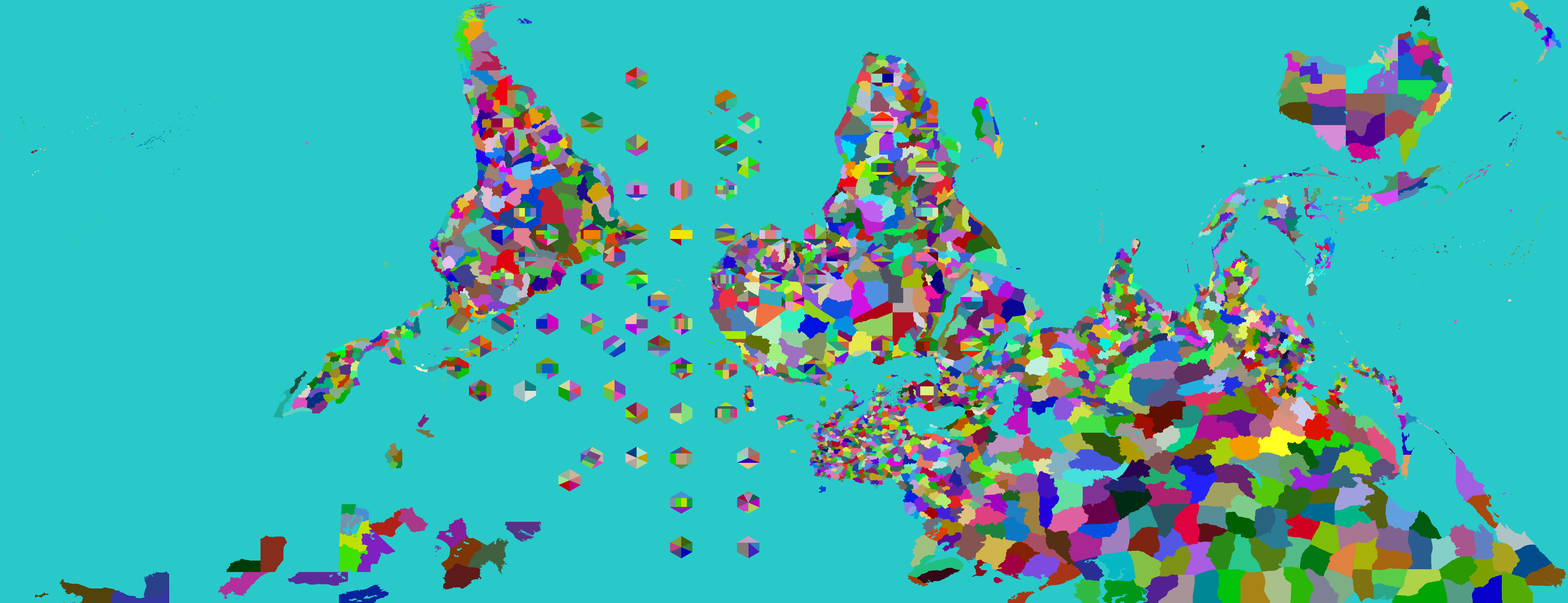
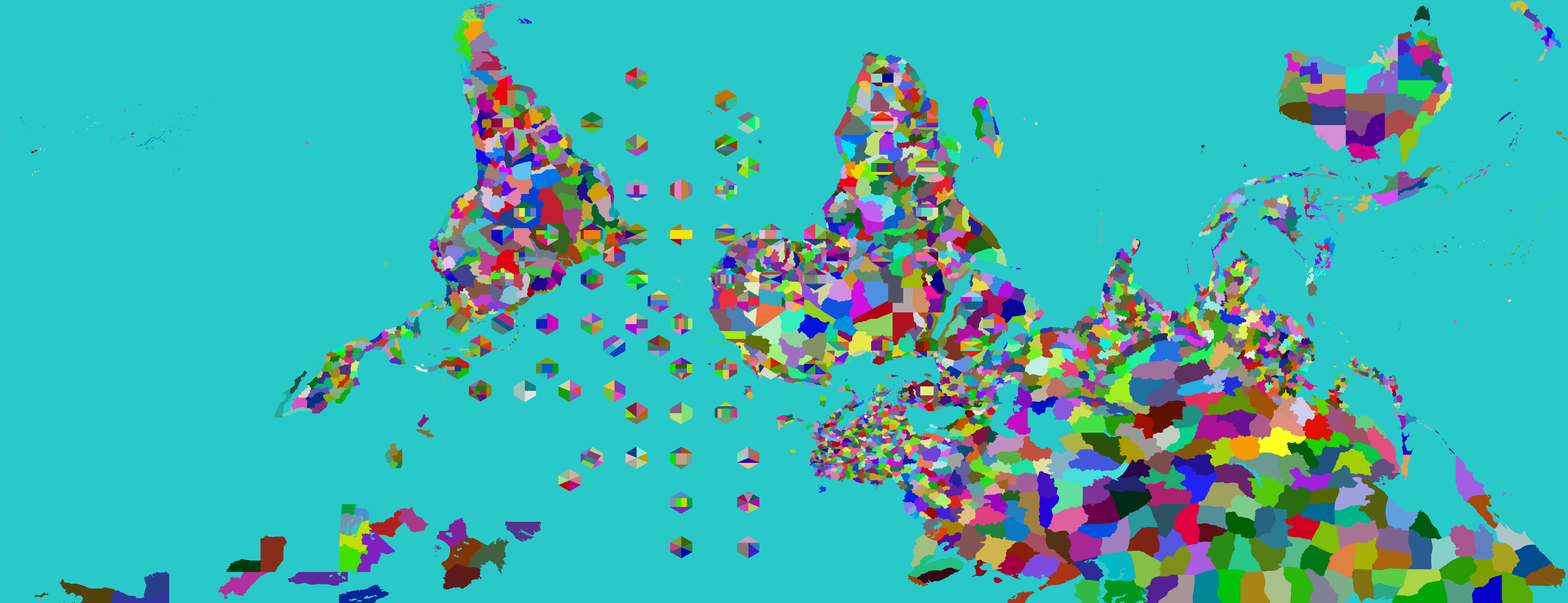
Layers edited between the first and the second w=1568, h=603 image:
painted on "Provinces" over [742, 357, 782, 413]
